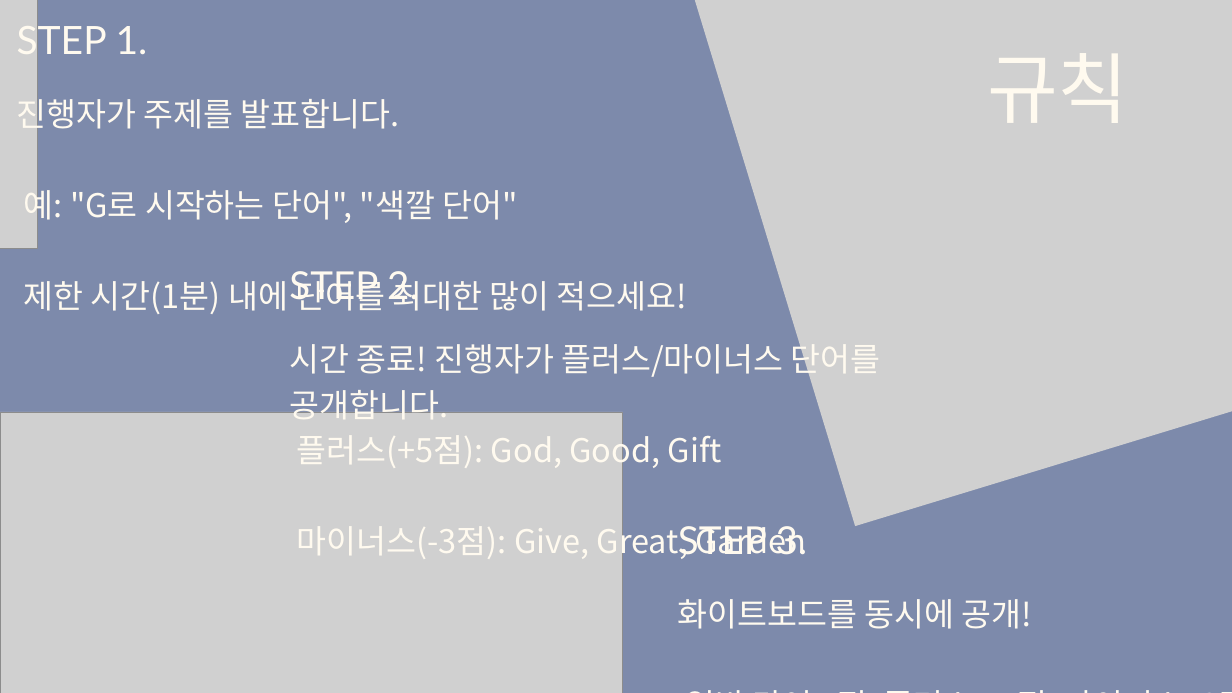
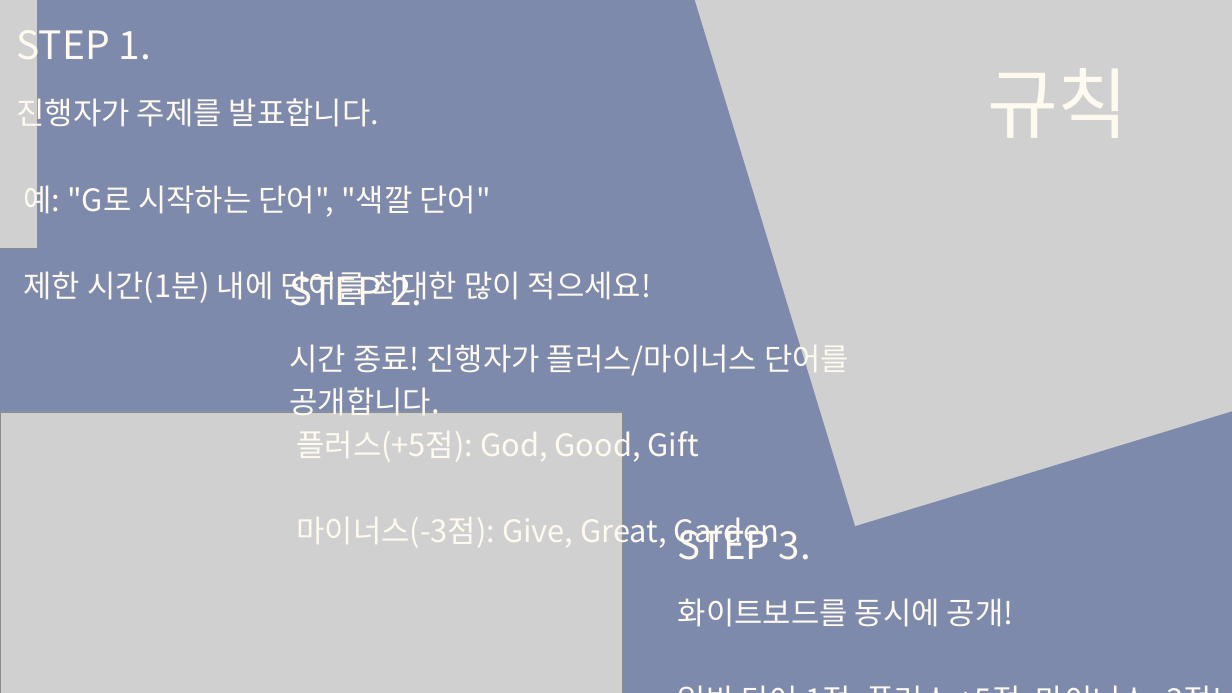
Before and after one commit to tkdgns25300/sunday_play, a slide deck: slide 2 of public/downloads/games/word-speed-quiz/rules.pptx. Drawn at 1232x693 pixels with LibreOffice and Linux fonts; fonts in the diff are those of the drawing; grey boxes stand for pictures. Boxes give left, top, right and bottom in pixels: in the first picture for what was removed or moved away, otherwise in the second. Text is boxed around its words. In the diff, an @@ line names an element or a change of style, - is before the commit and + after.

```diff
--- a/public/downloads/games/word-speed-quiz/rules.pptx
+++ b/public/downloads/games/word-speed-quiz/rules.pptx
@@ font Lato to Noto Sans CJK KR in 4 elements at (17,20,151,71), (678,520,811,560), (289,271,422,306), (987,68,1129,138) @@
@@ text "규칙": place and size @@
-text "규칙" at (987,53,1129,123)
+text "규칙" at (987,68,1129,138)
@@ size 38 to 36 pt; line spacing 53.2pt to 50.4pt in 3 elements at (678,598,1014,627), (289,338,849,551), (17,93,651,306) @@
```
Also in this commit, not shown: 20 other slides changed, 3 other files.
